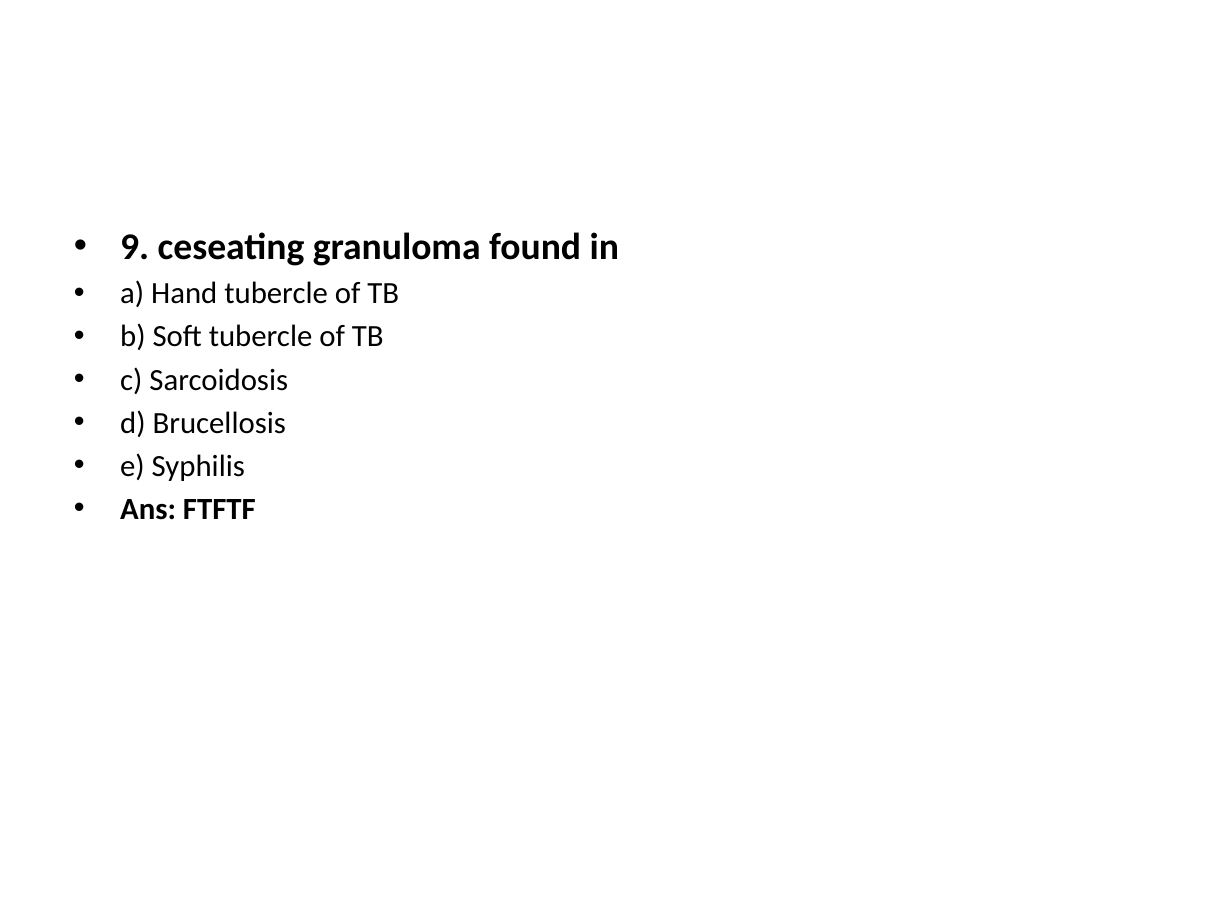
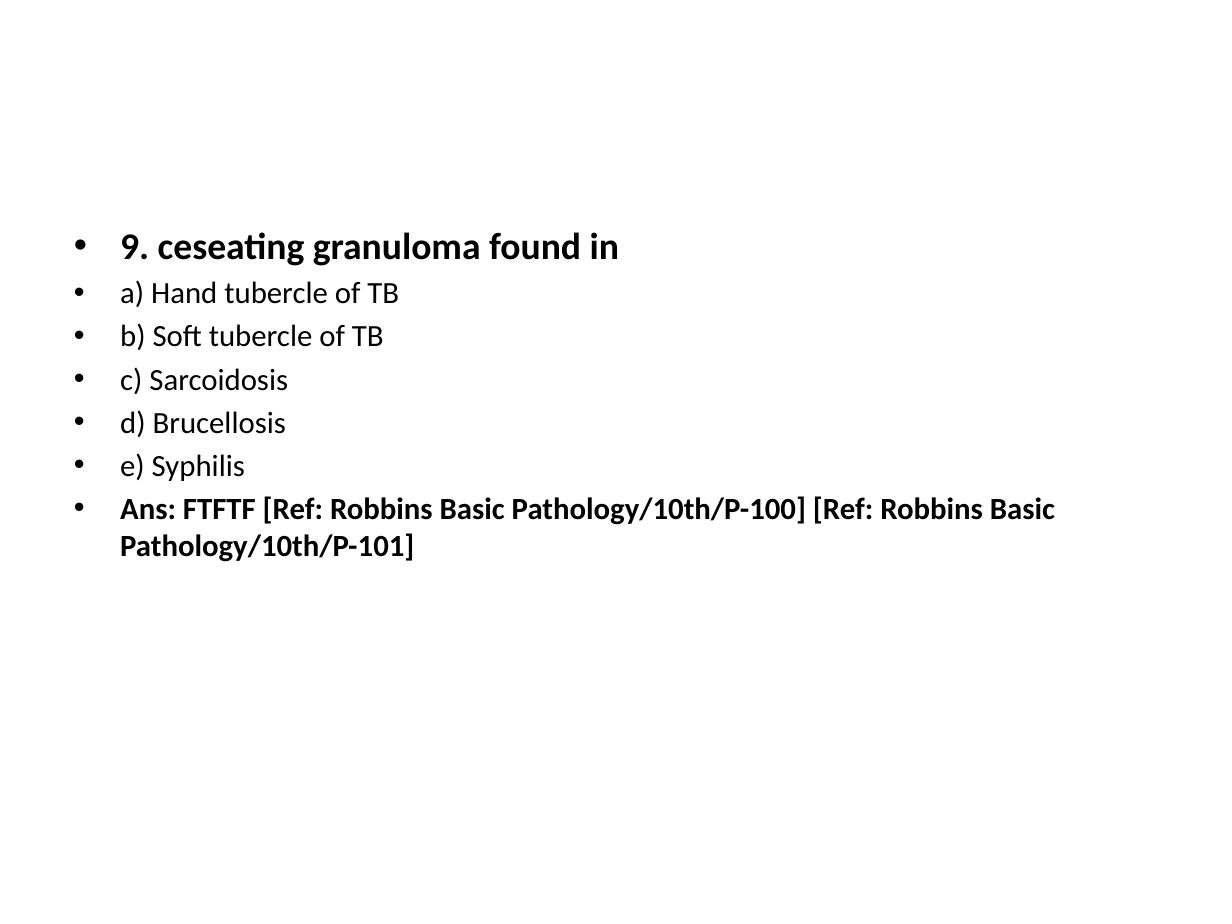
Before and after one commit to jahirulislammolla/exam_power_point, a slide deck: slide 17 of Cell_Injury___Adaptation__Inflammation___Healing___Hemodynamic_Exam__Gynae_July_25__C.pptx. Drawn at 1232x924 pixels with LibreOffice and Linux fonts; fonts in the diff are those of the drawing. Boxes give left, top, right and bottom in pixels: in the first picture for what was removed or moved away, otherwise in the second. Text is boxed around its words. In the diff, an @@ line names an element or a change of style, - is before the commit and + after.

```diff
--- a/Cell_Injury___Adaptation__Inflammation___Healing___Hemodynamic_Exam__Gynae_July_25__C.pptx
+++ b/Cell_Injury___Adaptation__Inflammation___Healing___Hemodynamic_Exam__Gynae_July_25__C.pptx
@@ text at (120, 496, 1055, 562): text changed @@
-• Ans: FTFTF
+• Ans: FTFTF [Ref: Robbins Basic Pathology/10th/P-100] [Ref: Robbins Basic Pathology/10th/P-101]
```
Also in this commit, not shown: 90 other slides changed, 11 other files.
